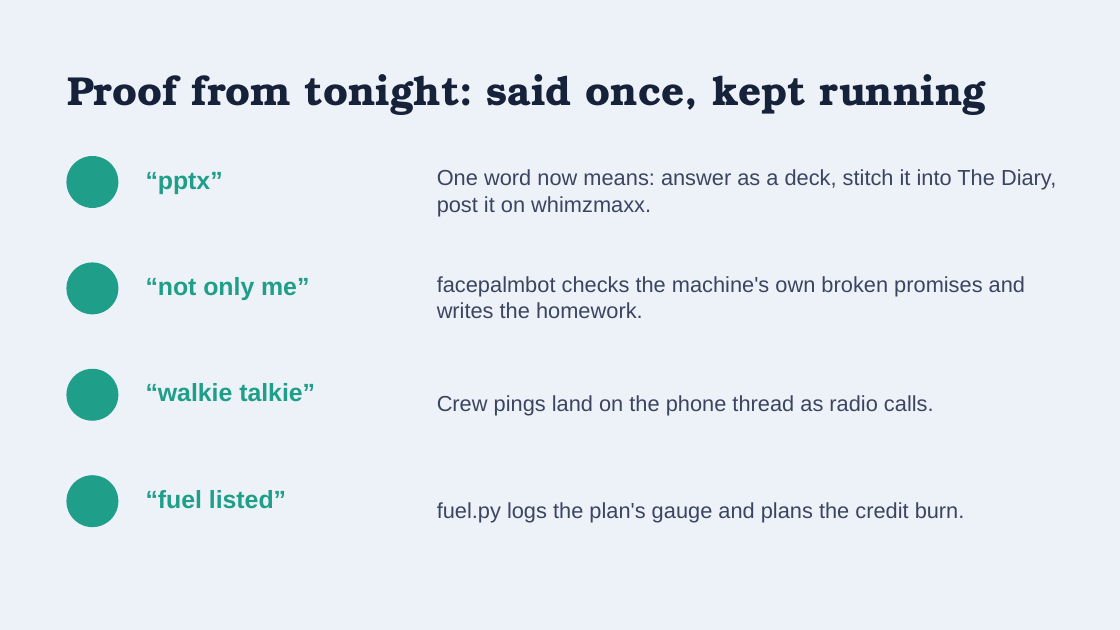
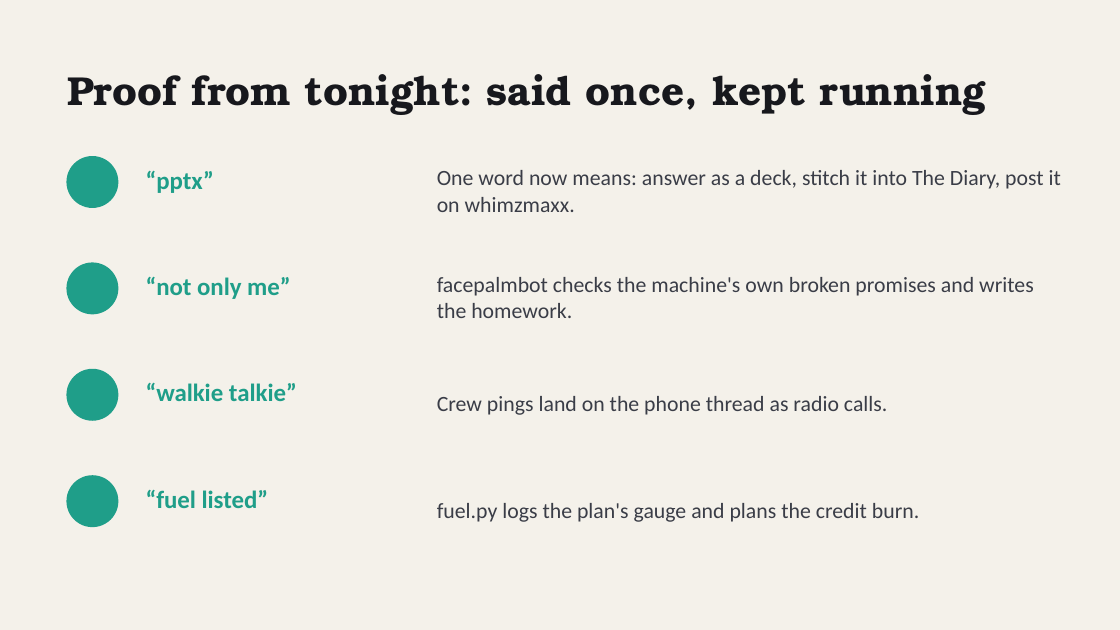
Before and after one commit to asaaab/asaaab.com, a slide deck: slide 14 of whimzmaxx/decks/The-Diary.pptx (slide 4 before the commit). Drawn at 1120x630 pixels with LibreOffice and Linux fonts; fonts in the diff are those of the drawing. Boxes give left, top, right and bottom in pixels: in the first picture for what was removed or moved away, otherwise in the second. Text is boxed around its words. In the diff, an @@ line names an element or a change of style, - is before the commit and + after.

```diff
--- a/whimzmaxx/decks/The-Diary.pptx
+++ b/whimzmaxx/decks/The-Diary.pptx
@@ background #EDF1F8 to #F4F1EA @@
@@ text "Proof from tonight: said once, ..." at <box>67,74,987,115</box>: text colour #16213A to #17181D @@
@@ font Arial to Calibri in 4 elements at <box>146,171,214,193</box>, <box>146,277,290,299</box>, <box>146,383,297,401</box>, <box>146,490,269,508</box> @@
@@ font Arial to Calibri, text colour #3B4560 to #3A3D47 in 4 elements at <box>437,170,1061,212</box>, <box>437,277,1034,318</box>, <box>437,396,888,415</box>, <box>437,503,919,522</box> @@
```
Also in this commit, not shown: 34 other slides changed, 10 slides added, 2 other files.
